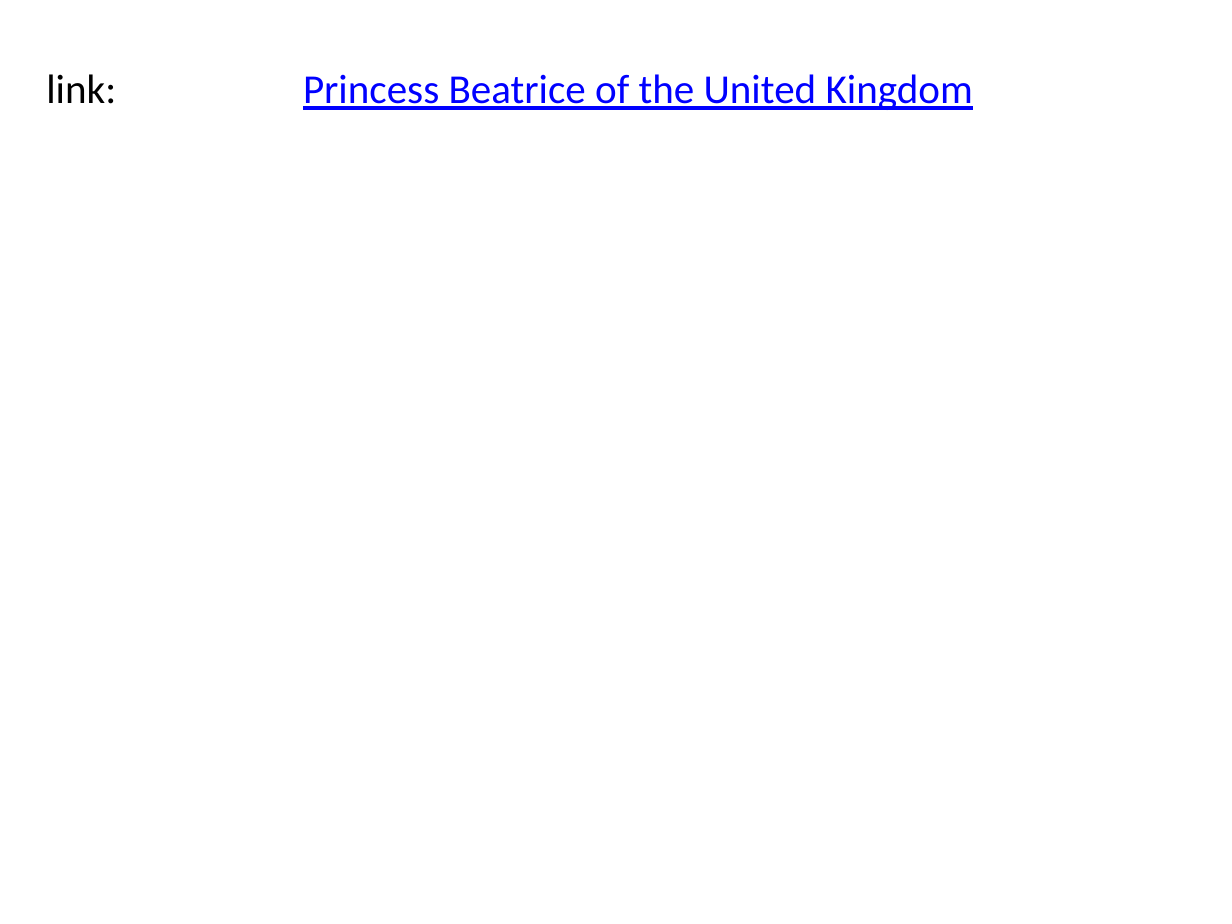
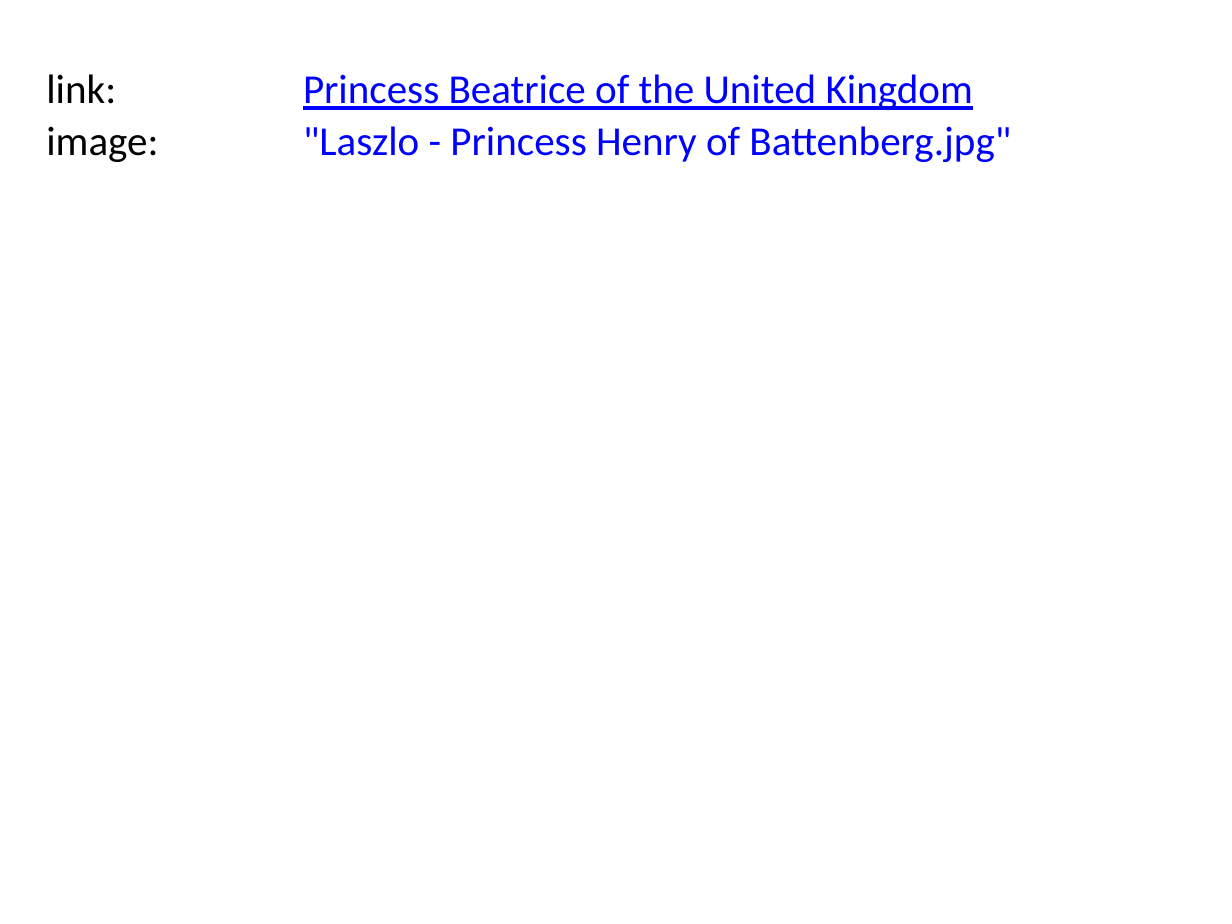
Before and after one commit to BITPlan/com.bitplan.simplegraph, a slide deck: slide 10 of QueenVictoria.pptx. Drawn at 1232x924 pixels with LibreOffice and Linux fonts; fonts in the diff are those of the drawing. Boxes give left, top, right and bottom in pixels: in the first picture for what was removed or moved away, otherwise in the second. Text is boxed around its words. In the diff, an @@ line names an element or a change of style, - is before the commit and + after.

```diff
--- a/QueenVictoria.pptx
+++ b/QueenVictoria.pptx
@@ text added at (x1=46, y1=126, x2=158, y2=162), 24 pt, text #000000 @@
+image:
@@ text added at (x1=303, y1=126, x2=1011, y2=162), 24 pt, text #0000FF @@
+"Laszlo - Princess Henry of Battenberg.jpg"
```
Also in this commit, not shown: 9 other slides changed, 7 other files.
